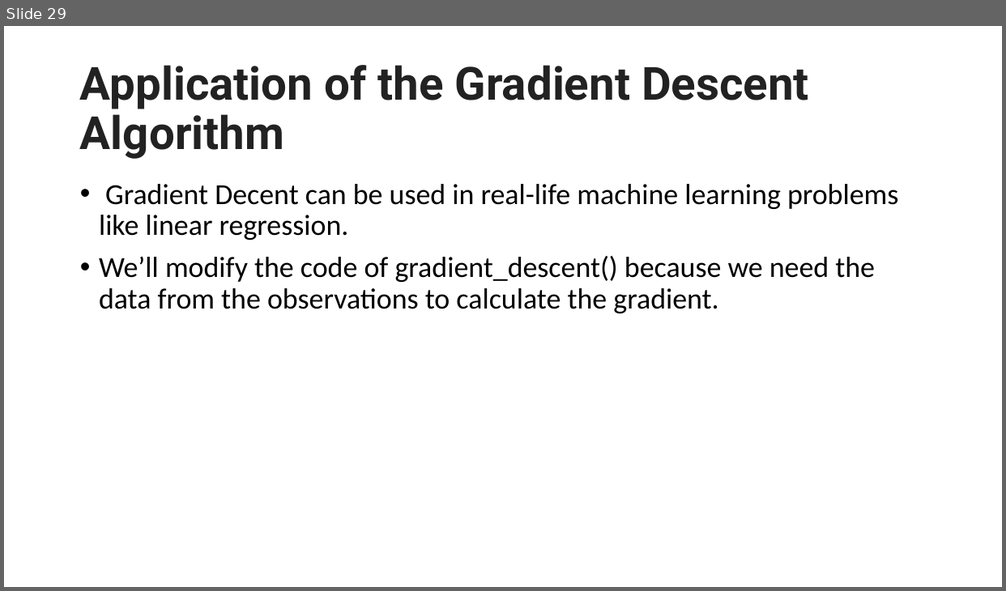
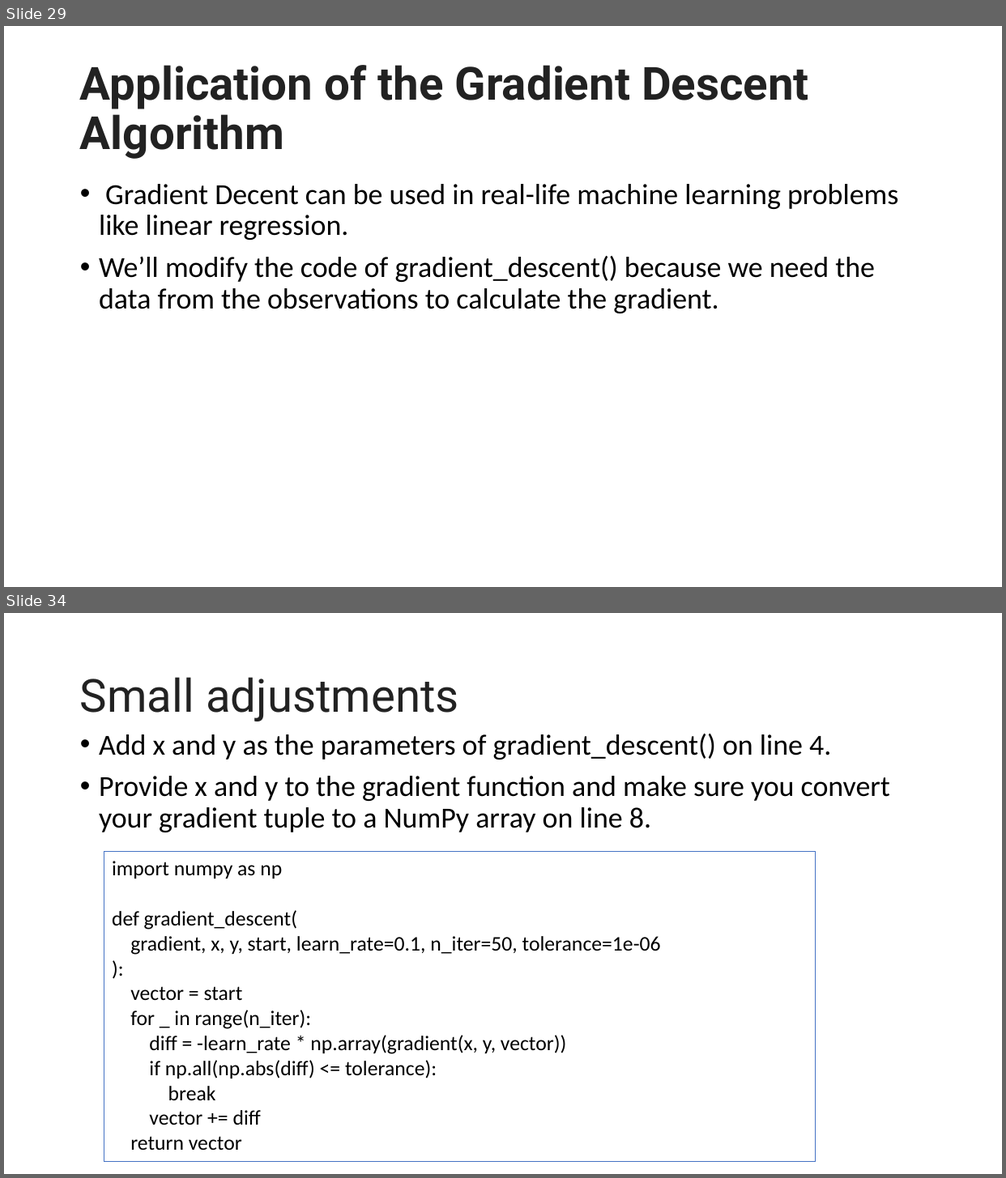
Before and after one commit to motazsaad/Math-Statistics-DataScience, a slide deck: slides/Stochastic Gradient Descent Algorithm.pptx. Shown one above the other, each under a label of ours: slide 29 before the commit, slides 29 and 34 after it; the slides between them are not shown. The pictures are 1006x591 and 1006x1178 pixels, drawn with LibreOffice and Linux fonts; fonts in the diff are those of the drawing. Boxes give left, top, right and bottom in pixels: in the first picture for what was removed or moved away, otherwise in the second. Text is boxed around its words. In the diff, an @@ line names an element or a change of style, - is before the commit and + after.

```diff
--- a/slides/Stochastic Gradient Descent Algorithm.pptx
+++ b/slides/Stochastic Gradient Descent Algorithm.pptx
@@ slide 34 added at box(4, 613, 1002, 1174), background #FFFFFF @@
@@ title added at box(80, 677, 459, 722), 44 pt, text #222222 @@
+Small adjustments
@@ text added at box(99, 734, 890, 833), 28 pt, text #000000 @@
+• Add x and y as the parameters of gradient_descent() on line 4.
+• Provide x and y to the gradient function and make sure you convert your gradient tuple to a NumPy array on line 8.
@@ rectangle added at box(104, 852, 816, 1161), outline #4472C4 0.75 pt, 20 pt, text #000000 @@
+import numpy as np
+def gradient_descent(
+gradient, x, y, start, learn_rate=0.1, n_iter=50, tolerance=1e-06
+):
+vector = start
+for _ in range(n_iter):
+diff = -learn_rate * np.array(gradient(x, y, vector))
+if np.all(np.abs(diff) <= tolerance):
+break
+vector += diff
+return vector
```
Also in this commit, not shown: 1 slide changed, 5 other slides added, 6 slides removed.
